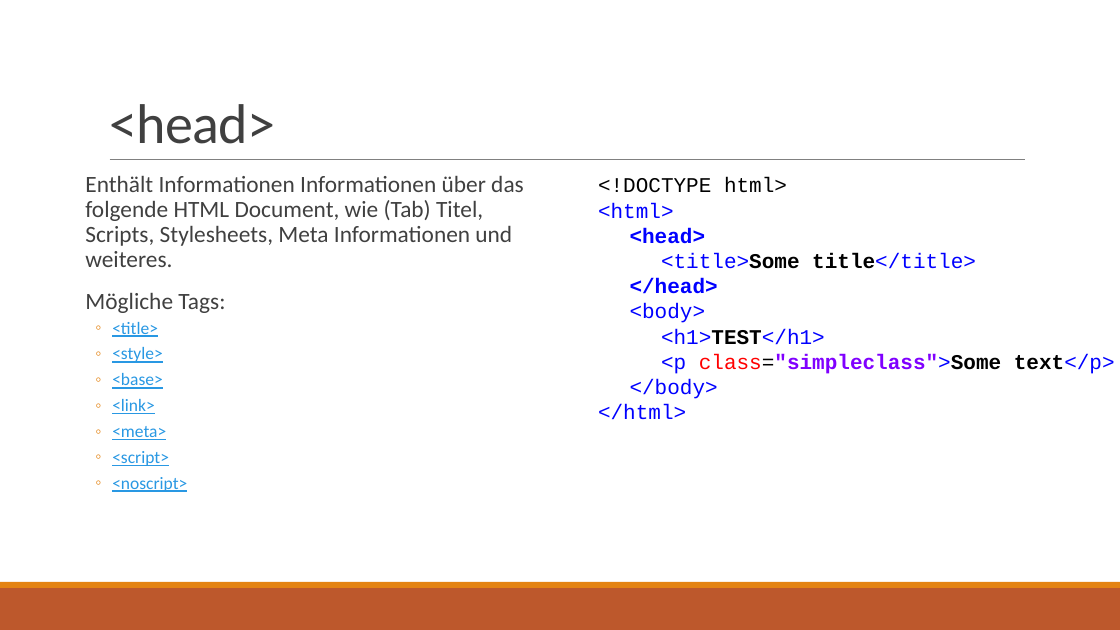
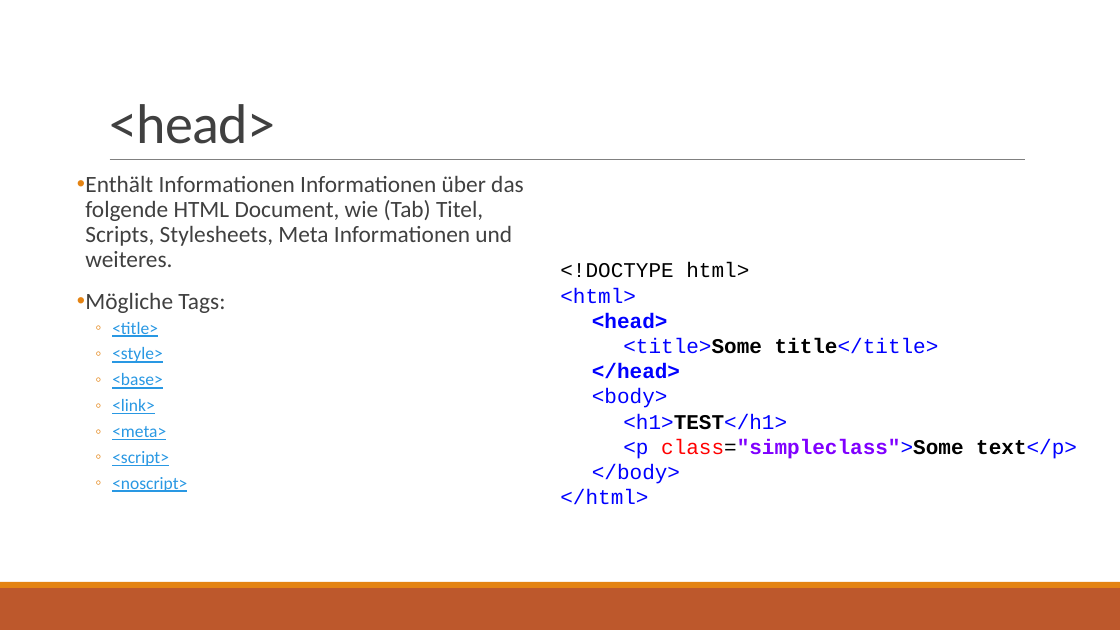
Before and after one commit to JOPA-WIT/web_seminar, a slide deck: slide 16 of Präsentationen/HTML.pptx. Drawn at 1120x630 pixels with LibreOffice and Linux fonts; fonts in the diff are those of the drawing. Boxes give left, top, right and bottom in pixels: in the first picture for what was removed or moved away, otherwise in the second. Text is boxed around its words. In the diff, an @@ line names an element or a change of style, - is before the commit and + after.

```diff
--- a/Präsentationen/HTML.pptx
+++ b/Präsentationen/HTML.pptx
@@ text at (85,176,524,313): bullet   to • @@
@@ text "<!DOCTYPE html>": place and size @@
-text "<!DOCTYPE html>" at (598,177,1115,420)
+text "<!DOCTYPE html>" at (560,262,1077,505)
```
Also in this commit, not shown: 19 other slides changed, 1 slide added, 1 slide removed, 1 other file.
